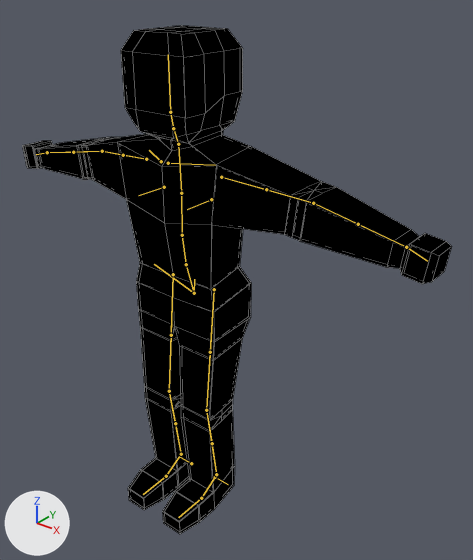
A saved change to the Blender file assets/models/Agent.blend.
The view is the same before and after, from a camera (50 mm lens) standing at (0.846, -0.879, 1.14) and looking at (0.074, 0.086, 0.542). Lighting does not change. The marker at lower left points along +X, +Y and +Z. The bones that bend it are drawn over the model as lines. Mesh edges are drawn as thin lines.
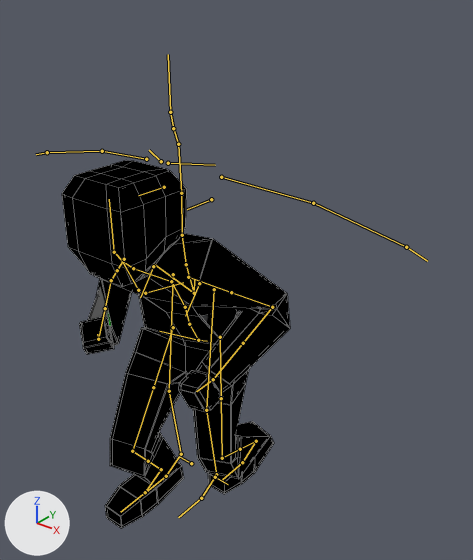
The newer file adds an action. The first version stands in its rest pose; the second is drawn at frame 10 of the action 'IdleIntoCrouch'.

The change in detail:
Bone 'torso' (bone_torso) moves from (0.0, 0.0, 0.0) to (0.0, 0.0, -0.169).
Bone 'hips' (bone_hips) moves from (0.0, 0.0, 0.0) to (0.0, 0.0, 0.024).
Bone 'hips' (bone_hips) turns from (0, 0, 0) to (17, 0, 17) degrees about its own x, y and z.
Bone 'chest' (bone_chest) turns from (0, 0, 0) to (52, 0, 0) degrees about its own x, y and z.
Bone 'neck' (bone_neck) moves from (0.0, 0.0, 0.0) to (0.0, 0.019, 0.01).
Bone 'upper_arm_ik.L' (bone_upper_arm_ik_l) moves from (0.0, 0.0, 0.0) to (-0.009, -0.02, 0.005).
Bone 'upper_arm_ik.L' (bone_upper_arm_ik_l) turns from (0, 0, 0) to (0, -25, 0) degrees about its own x, y and z.
Bone 'upper_arm_ik.R' (bone_upper_arm_ik_r) turns from (0, 0, 0) to (0, 29, 0) degrees about its own x, y and z.
Bone 'hand_ik.L' (bone_hand_ik_l) moves from (0.0, 0.0, 0.0) to (-0.304, -0.122, -0.315).
Bone 'hand_ik.L' (bone_hand_ik_l) turns from (0, 0, 0) to (85, 5, -51) degrees about its own x, y and z.
Bone 'hand_ik.R' (bone_hand_ik_r) moves from (0.0, 0.0, 0.0) to (0.346, -0.174, -0.301).
Bone 'hand_ik.R' (bone_hand_ik_r) turns from (0, 0, 0) to (145, 41, 17) degrees about its own x, y and z.
Bone 'foot_ik.L' (bone_foot_ik_l) moves from (0.0, 0.0, 0.0) to (0.0, 0.155, 0.0).
Bone 'foot_ik.R' (bone_foot_ik_r) moves from (0.0, 0.0, 0.0) to (0.0, -0.07, 0.0).

Boxes (x1, y1, x2, y2) around the edits, measured in the pictures (473 x 560 px):
'Mesh', posed (47% narrower, 27% shorter)
    before: (22, 25, 452, 534)
    after: (62, 160, 290, 529)
